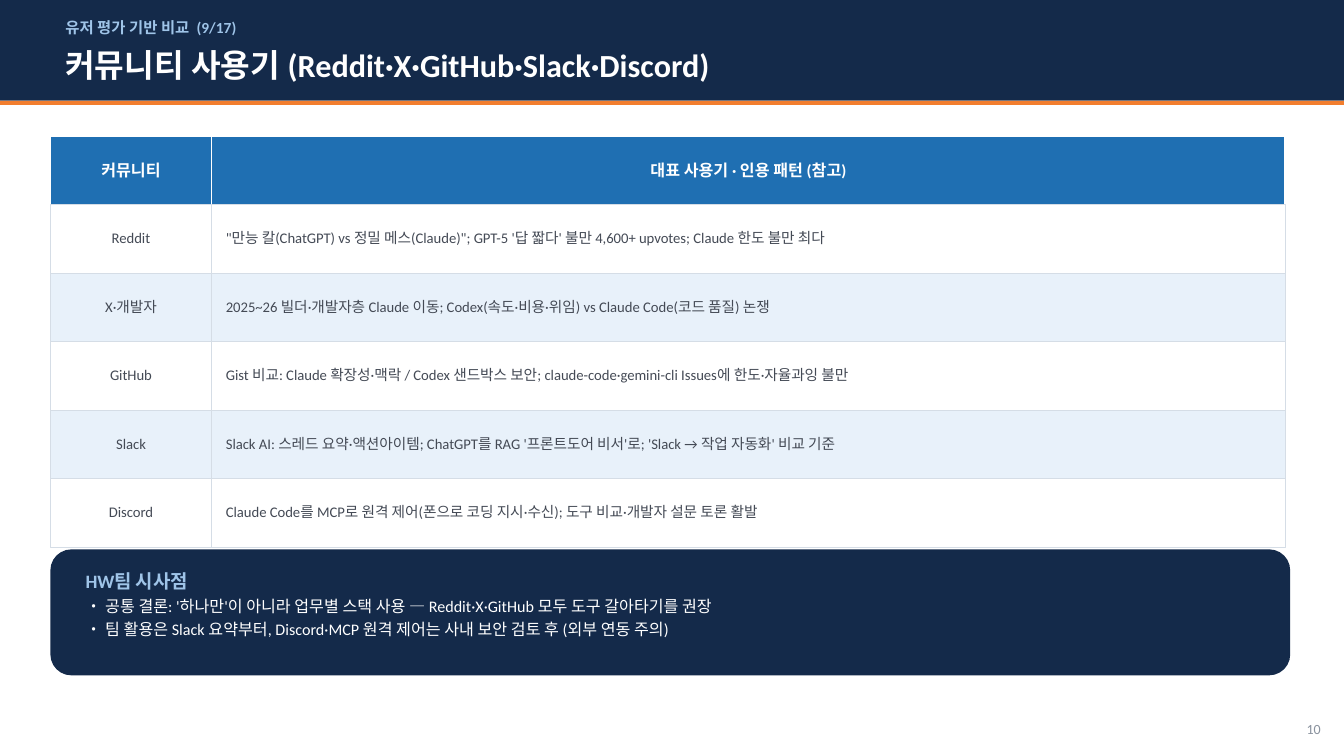
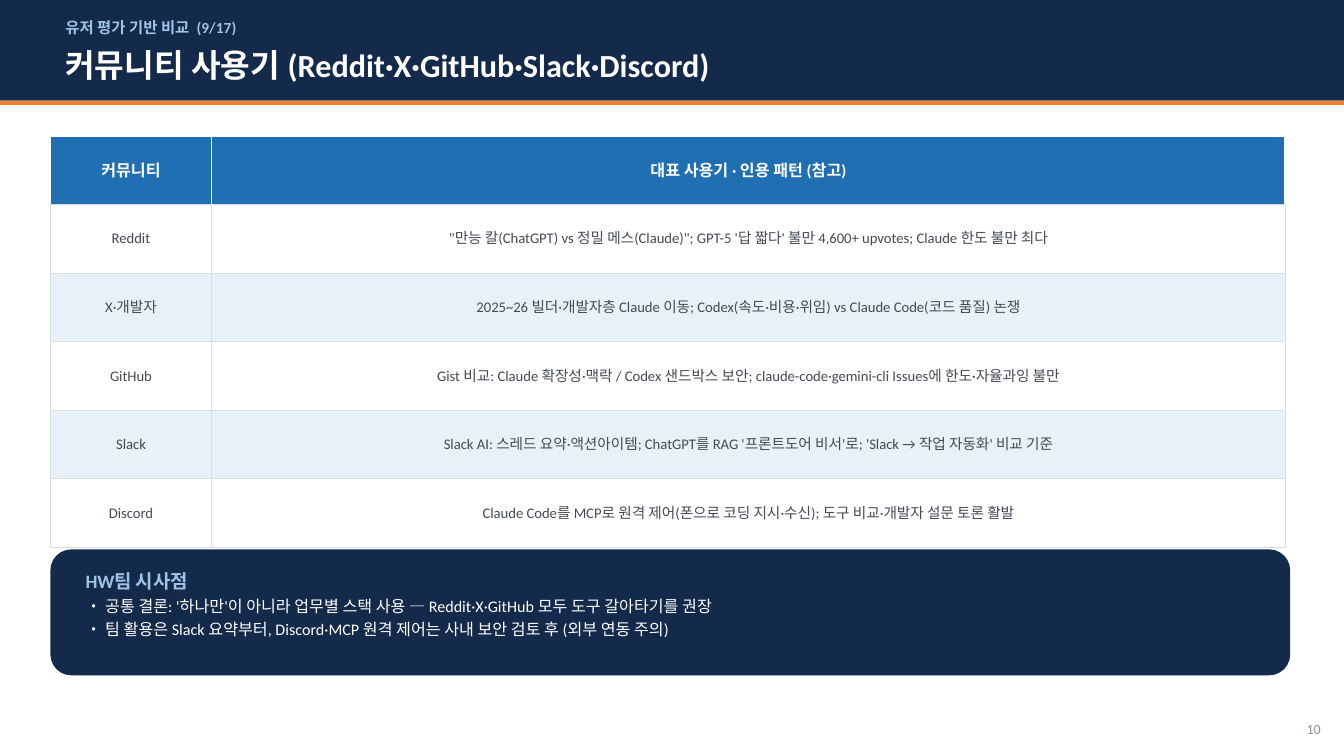
Before and after one commit to whaleonbush/poc, a slide deck: slide 10 of 외부AI_3종_비교조사.pptx. Drawn at 1344x756 pixels with LibreOffice and Linux fonts; fonts in the diff are those of the drawing. Boxes give left, top, right and bottom in pixels: in the first picture for what was removed or moved away, otherwise in the second. Text is boxed around its words. In the diff, an @@ line names an element or a change of style, - is before the commit and + after.

```diff
--- a/외부AI_3종_비교조사.pptx
+++ b/외부AI_3종_비교조사.pptx
@@ alignment left to centre; line spacing 0.92 to 0.95 in 5 elements at (449,231,1048,246), (476,300,1021,314), (437,368,1060,384), (444,437,1053,451), (483,506,1014,520) @@
```
Also in this commit, not shown: 8 other slides changed, 2 other files.
